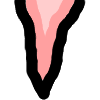
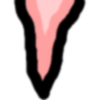
Layer changes from the first 100x100 image to the second:
renamed "Layer" to "Layer #6", showed it, opacity 45% → 100%, moved it above "Layer #1", painted on it over [12, 0, 87, 100]
hid "Layer #1" over [14, 0, 86, 100]
renamed "Layer #2" to "Layer #5", hid it over [25, 0, 75, 80]
hid "Layer #3" over [35, 0, 64, 39]
